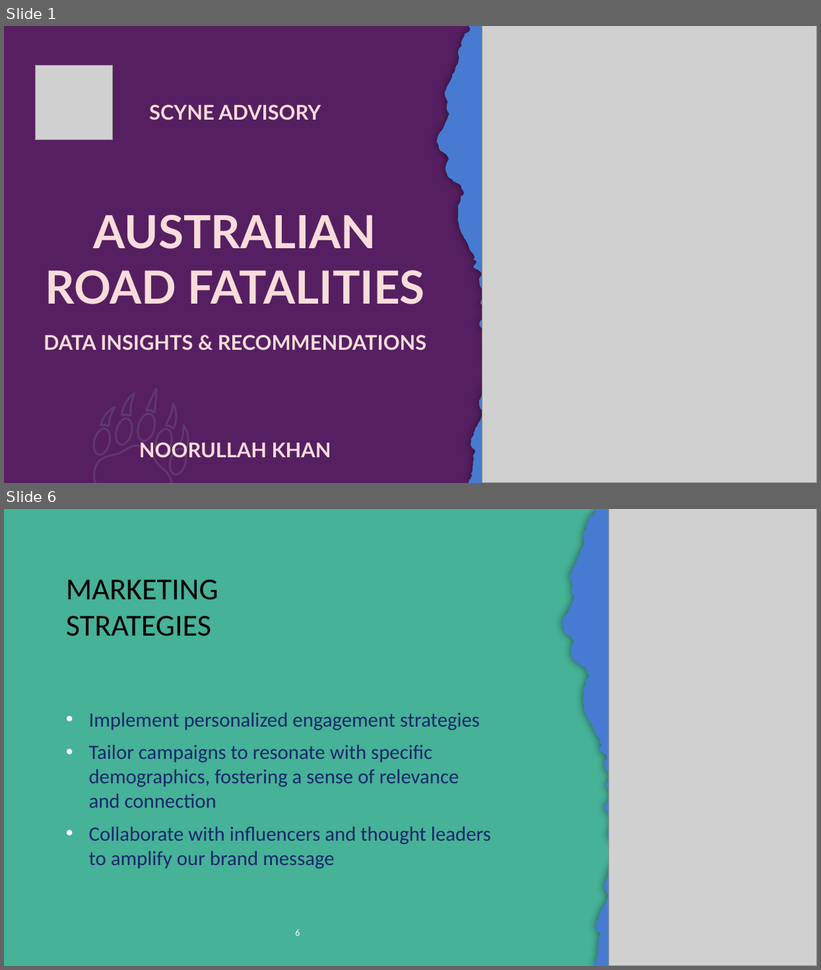
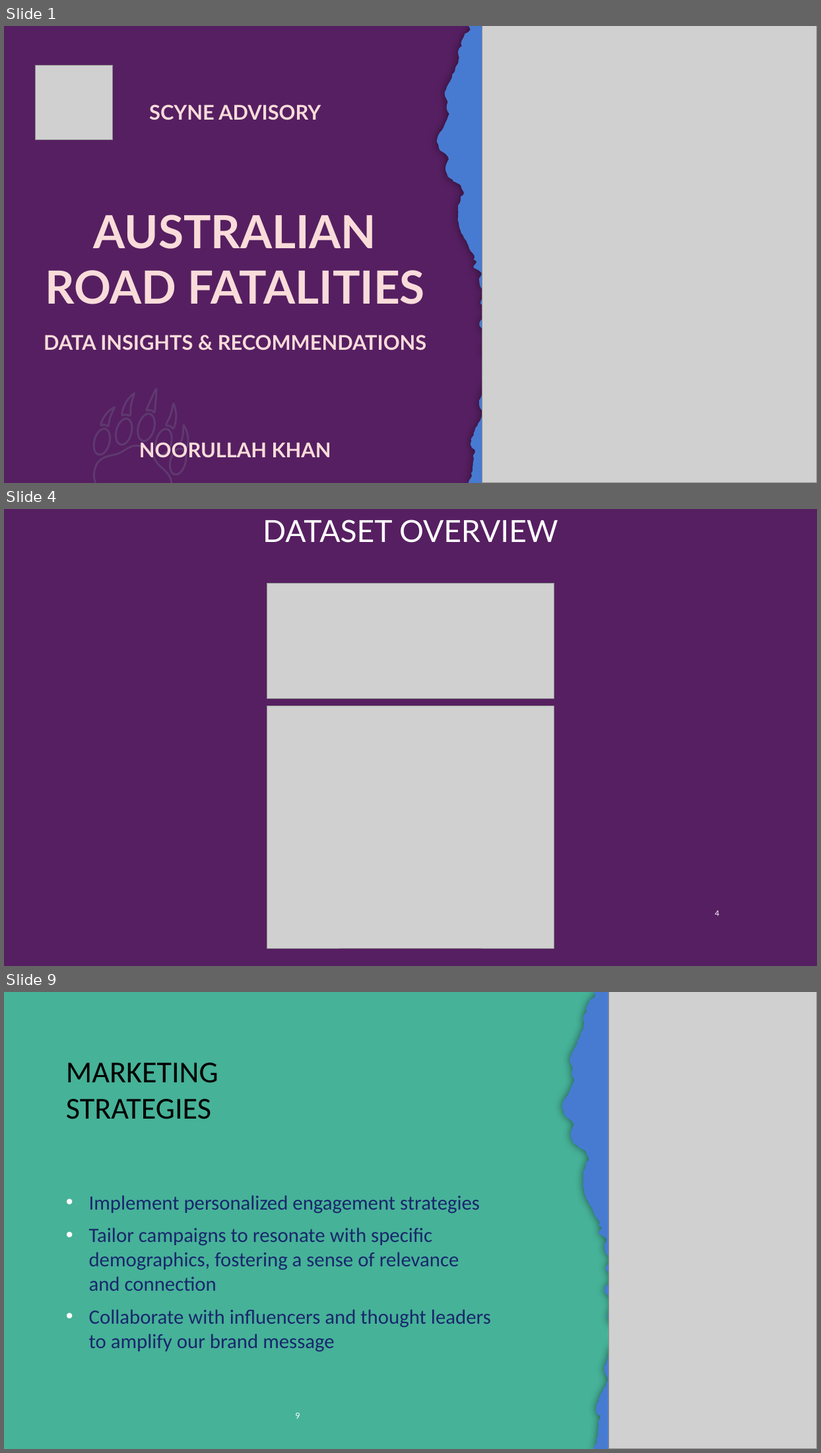
Before and after one commit to NoorullahMuhammadKhan/Noorullah-Khan-Github-Repository, a slide deck: Scyne Advisory Interview/Scyne Advisory Presentation.pptx. Shown one above the other, each under a label of ours: slides 1 and 6 before the commit, slides 1, 4 and 9 after it; the slides between them are not shown. The pictures are 821x970 and 821x1453 pixels, drawn with LibreOffice and Linux fonts; fonts in the diff are those of the drawing; grey boxes stand for pictures; background and template pictures are left out. Boxes give left, top, right and bottom in pixels: in the first picture for what was removed or moved away, otherwise in the second. Text is boxed around its words. In the diff, an @@ line names an element or a change of style, - is before the commit and + after.

```diff
--- a/Scyne Advisory Interview/Scyne Advisory Presentation.pptx
+++ b/Scyne Advisory Interview/Scyne Advisory Presentation.pptx
@@ slide 4 added at [4, 509, 817, 966], background picture (left out) @@
@@ title added at [263, 520, 558, 543], 36 pt, text #FFFFFF @@
+DATASET OVERVIEW
@@ picture added at [267, 583, 554, 698] @@
@@ picture added at [267, 706, 554, 949] @@
@@ page number added at [715, 911, 719, 916], 10 pt, text #FFFFFF @@
+4
@@ what was slide 6 is now slide 9 @@
@@ page number at [295, 1413, 300, 1419]: text changed @@
-6
+9
```
Also in this commit, not shown: 2 slides changed, 4 other slides added, 2 slides removed, 1 other file.
